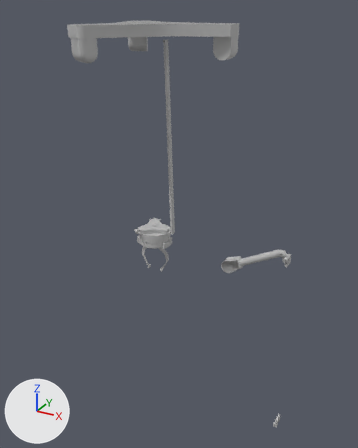
The glTF model models/Animations.gltf: old version first, new version second.
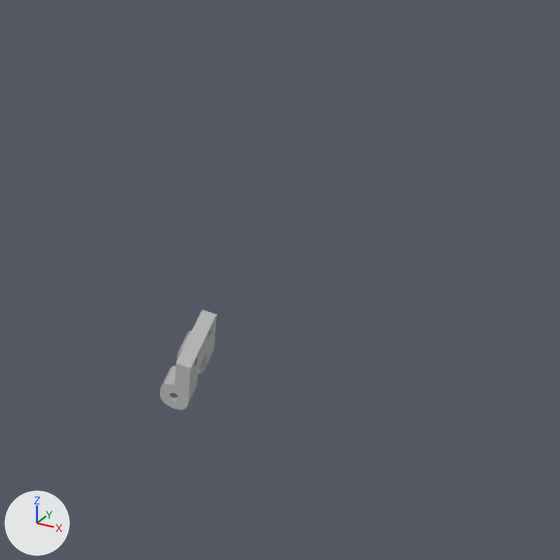
The first picture shows the older version from a 50 mm camera at (1.29, -2.07, 1.21) aimed at (0.17, -0.04, 0.19). The close-ups show both versions on the part from 70% to 91% of the width and 83% to 100% of the height of that picture; other places that the commit changed are outside them. Every picture has the same lights, and +X, +Y and +Z are marked at lower left. Where no turn or scale is listed for an object, it has been applied to the vertices.

The scene before the commit, as lines of its bpy script (objects in view):
```python
me_bracket_b_002 = bpy.data.meshes.new('Bracket_b_002')
me_bracket_b_002.from_pydata(...)  # 348 vertices, 676 faces; spans x -0.011..0.0128, y -0.0298..0.0298, z -0.0111..0.0322
me_bracket_b_002.materials.append(mat_physicalmaterial_001)  # grey #bcbcbc
ob_bracket_b_002 = bpy.data.objects.new('Bracket_b_002', me_bracket_b_002)
ob_bracket_b_002.parent = ob_point011
ob_bracket_b_002.location = (0.0, 0.0, 0.0)
ob_bracket_b_002.rotation_euler = (0.0, 1.51, -3.142)  # degrees (0, 87, -180)
ob_point003 = bpy.data.objects.new('Point003', None)
ob_point003.location = (0.768, -0.0162, -0.867)
ob_point003.rotation_euler = (-3.142, 1.539, 0.0)  # degrees (-180, 88, 0)
ob_point011 = bpy.data.objects.new('Point011', None)
ob_point011.location = (0.768, -0.0163, -0.867)
ob_point011.rotation_euler = (-3.142, 1.539, 0.0000161)  # degrees (-180, 88, 0)
ob_point019 = bpy.data.objects.new('Point019', None)
ob_point019.location = (0.768, -0.0164, -0.867)
ob_point019.rotation_euler = (-3.142, 1.539, 0.0000133)  # degrees (-180, 88, 0)
# also in view: 'Bracket_b_1' at (0.77, -0.02, -0.86); 'Bracket_b_003' at (0.77, -0.02, -0.86)
```
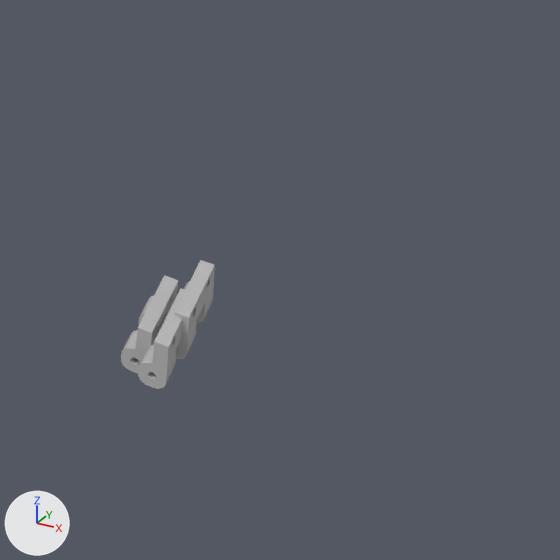
ob_point003 is not drawn itself; it is the parent of ob_bracket_b_1.
ob_point011 is not drawn itself; it is the parent of ob_bracket_b_002.
ob_point019 is not drawn itself; it is the parent of ob_bracket_b_003.

The change, as a list of edits to the scene's bpy script:
```text
Change ob_point003:
    ob_point003.location: (0.768, -0.0162, -0.867) -> (0.735, -0.0128, -0.851)
    ob_point003.rotation_euler: (-3.142, 1.539, 0.0) -> (3.142, 1.565, 0.0)  # degrees (-180, 88, 0) -> degrees (180, 90, 0)
Change ob_point011:
    ob_point011.location: (0.768, -0.0163, -0.867) -> (0.76, -0.00263, -0.834)
Change ob_point019:
    ob_point019.location: (0.768, -0.0164, -0.867) -> (0.755, -0.0335, -0.838)
```

Boxes [x1, y1, x2, y2] around the edits, measured in the close-ups (560 x 560 px):
'Bracket_b_003', moved: before [160, 327, 212, 410]; after [138, 288, 185, 389]
'Bracket_b_002', moved: before [164, 310, 216, 406]; after [174, 260, 215, 360]
'Bracket_b_1', moved, turned: before [170, 314, 217, 404]; after [121, 275, 178, 374]
